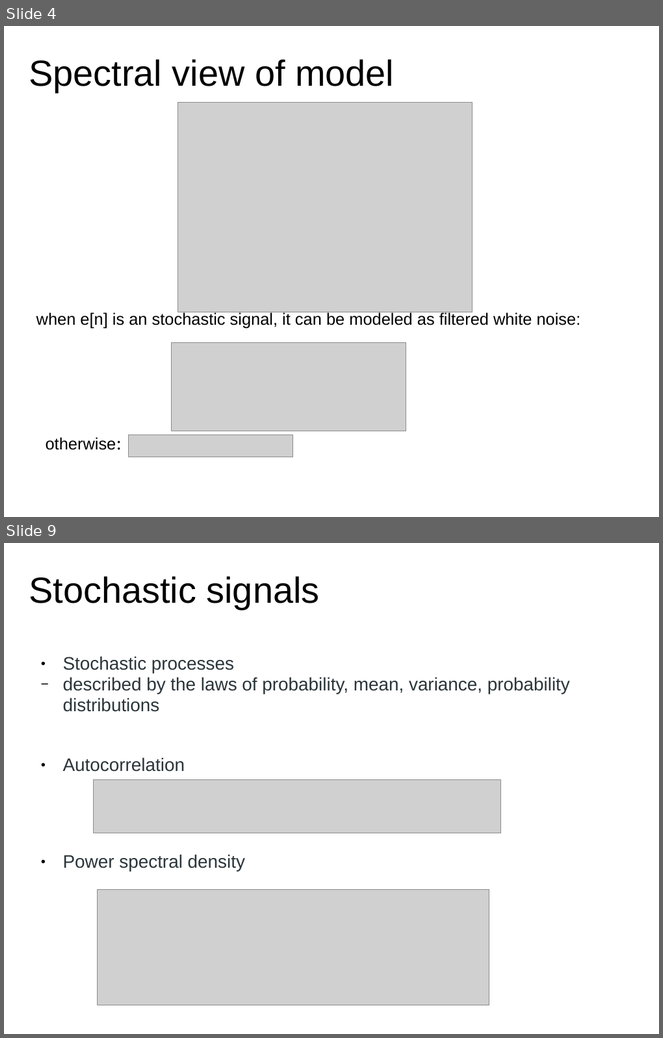
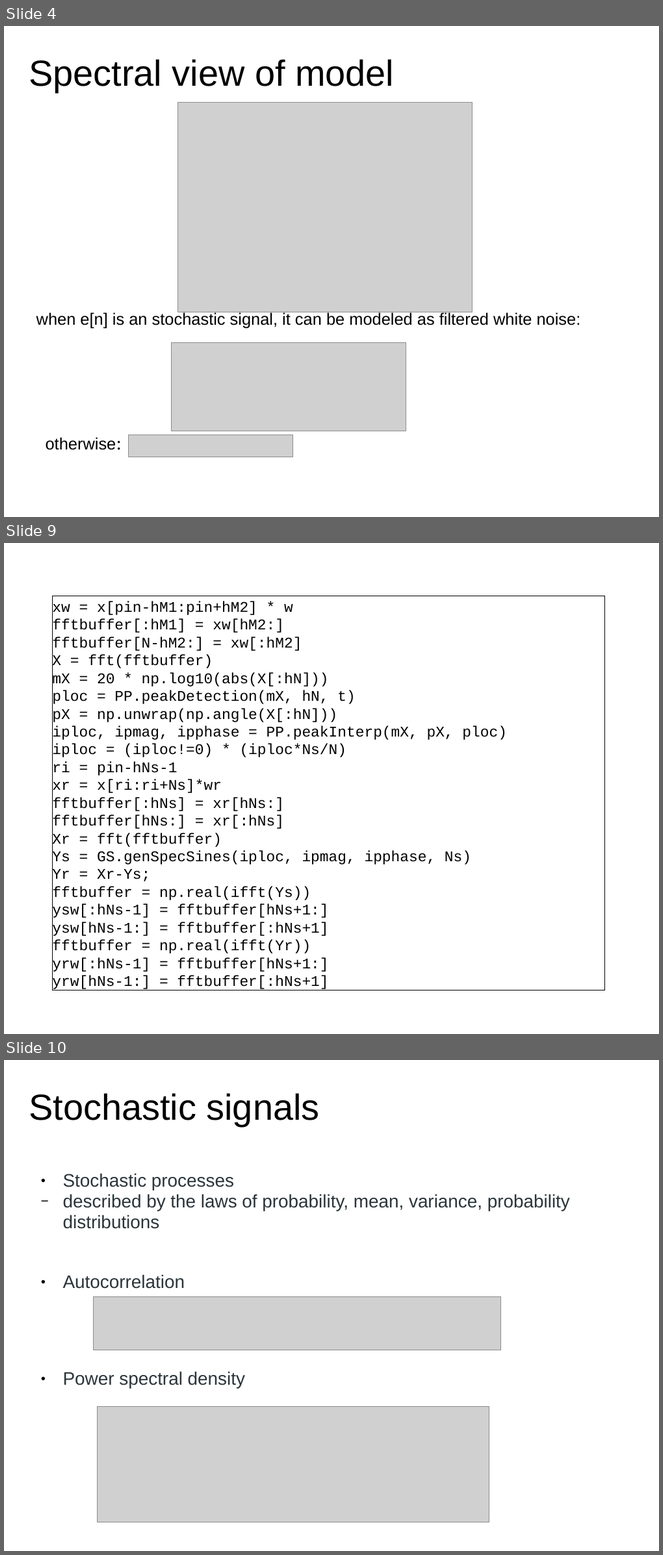
Before and after one commit to MTG/sms-tools, a slide deck: teaching-material/lectures/lect7-Sinusoidal-plus-Residual-model/7-Sinusoidal-plus-Residual-model.odp. Shown one above the other, each under a label of ours: slides 4 and 9 before the commit, slides 4, 9 and 10 after it; the slides between them are not shown. The pictures are 663x1038 and 663x1555 pixels, drawn with LibreOffice and Linux fonts; fonts in the diff are those of the drawing; grey boxes stand for pictures. Boxes give left, top, right and bottom in pixels: in the first picture for what was removed or moved away, otherwise in the second. Text is boxed around its words. In the diff, an @@ line names an element or a change of style, - is before the commit and + after.

```diff
--- a/teaching-material/lectures/lect7-Sinusoidal-plus-Residual-model/7-Sinusoidal-plus-Residual-model.odp
+++ b/teaching-material/lectures/lect7-Sinusoidal-plus-Residual-model/7-Sinusoidal-plus-Residual-model.odp
@@ slide 9 added at [4, 543, 659, 1034], background #FFFFFF @@
@@ rectangle added at [52, 596, 605, 991], outline #000000 0 pt, 18 pt, text #000000 @@
+xw = x[pin-hM1:pin+hM2] * w
+fftbuffer[:hM1] = xw[hM2:]
+fftbuffer[N-hM2:] = xw[:hM2]
+X = fft(fftbuffer)
+mX = 20 * np.log10(abs(X[:hN]))
+ploc = PP.peakDetection(mX, hN, t)
+pX = np.unwrap(np.angle(X[:hN]))
+iploc, ipmag, ipphase = PP.peakInterp(mX, pX, ploc)
+iploc = (iploc!=0) * (iploc*Ns/N)
+ri = pin-hNs-1
+xr = x[ri:ri+Ns]*wr
+fftbuffer[:hNs] = xr[hNs:]
+fftbuffer[hNs:] = xr[:hNs]
+Xr = fft(fftbuffer)
+Ys = GS.genSpecSines(iploc, ipmag, ipphase, Ns)
+Yr = Xr-Ys;
+fftbuffer = np.real(ifft(Ys))
+ysw[:hNs-1] = fftbuffer[hNs+1:]
+ysw[hNs-1:] = fftbuffer[:hNs+1]
+fftbuffer = np.real(ifft(Yr))
+yrw[:hNs-1] = fftbuffer[hNs+1:]
+yrw[hNs-1:] = fftbuffer[:hNs+1]
@@ what was slide 9 is now slide 10 @@
```
Also in this commit, not shown: 1 slide changed, 3 other slides added, 2 slides removed, 20 other files.
